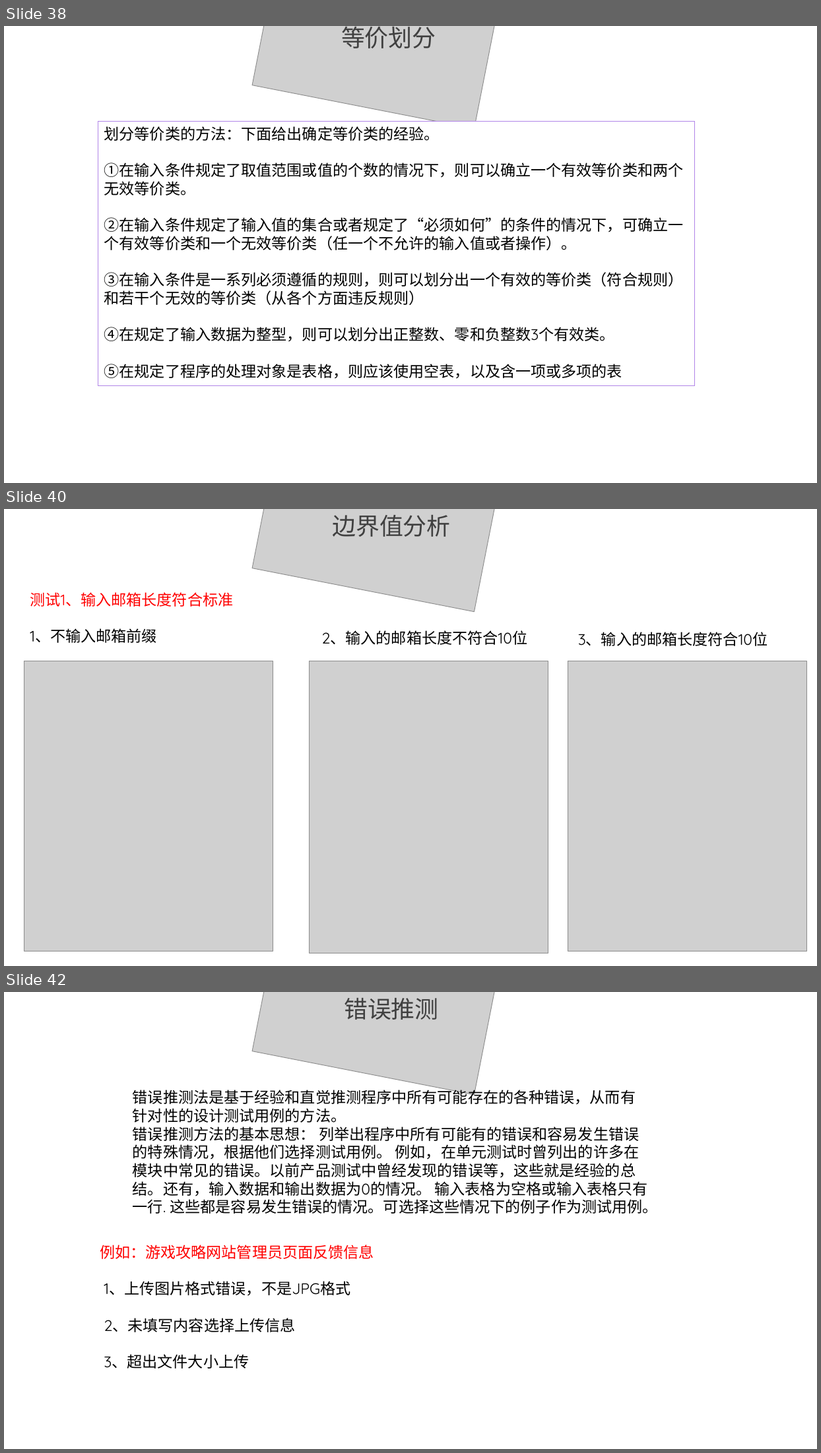
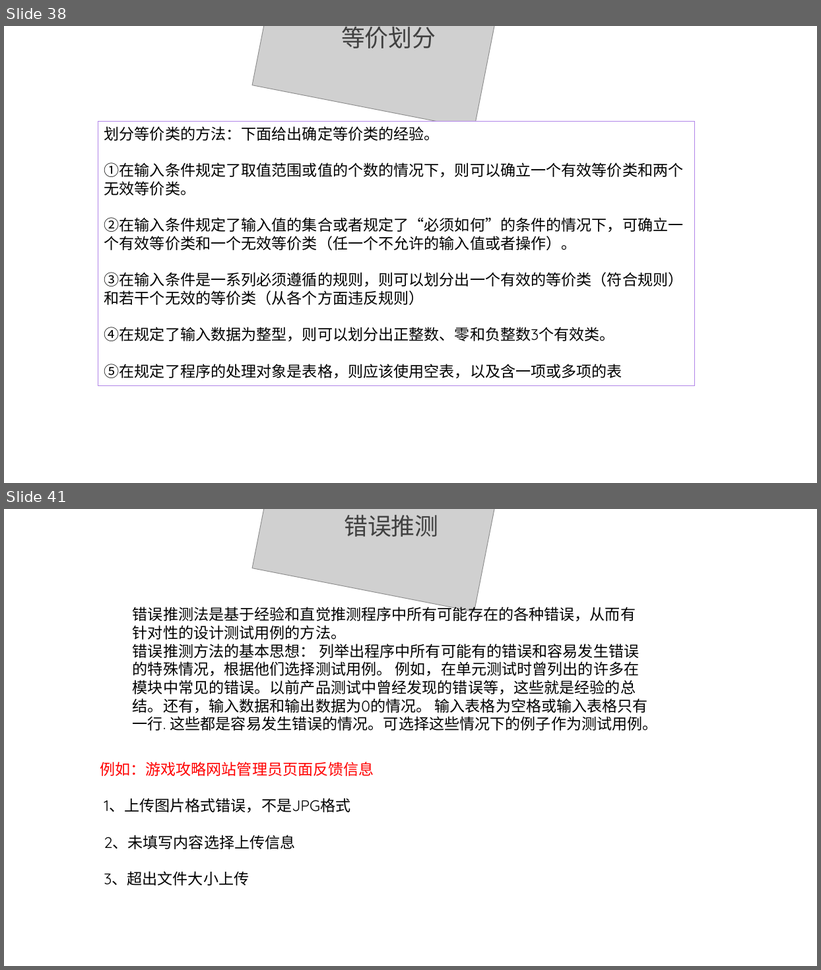
Before and after one commit to ConstanTWT/SE2020-G01, a slide deck: 翻转PPT/SE2020-G01-实现阶段翻转课堂PPT.pptx. Shown one above the other, each under a label of ours: slides 38, 40 and 42 before the commit, slides 38 and 41 after it; the slides between them are not shown. The pictures are 821x1453 and 821x970 pixels, drawn with LibreOffice and Linux fonts; fonts in the diff are those of the drawing; grey boxes stand for pictures; background and template pictures are left out. Boxes give left, top, right and bottom in pixels: in the first picture for what was removed or moved away, otherwise in the second. Text is boxed around its words. In the diff, an @@ line names an element or a change of style, - is before the commit and + after.

```diff
--- a/翻转PPT/SE2020-G01-实现阶段翻转课堂PPT.pptx
+++ b/翻转PPT/SE2020-G01-实现阶段翻转课堂PPT.pptx
@@ slide 40 removed at [4,509,817,966], background picture (left out) @@
@@ picture removed at [252,509,500,612] @@
@@ text removed at [332,515,450,537] @@
-边界值分析
@@ text removed at [30,592,233,643] @@
-测试1、输入邮箱长度符合标准
-1、不输入邮箱前缀
@@ text removed at [321,630,527,645] @@
-2、输入的邮箱长度不符合10位
@@ text removed at [578,632,768,646] @@
-3、输入的邮箱长度符合10位
@@ picture removed at [24,661,273,952] @@
@@ picture removed at [309,661,548,954] @@
@@ picture removed at [568,661,807,952] @@
@@ what was slide 42 is now slide 41 @@
```
Also in this commit, not shown: 4 slides changed, 1 other file.
